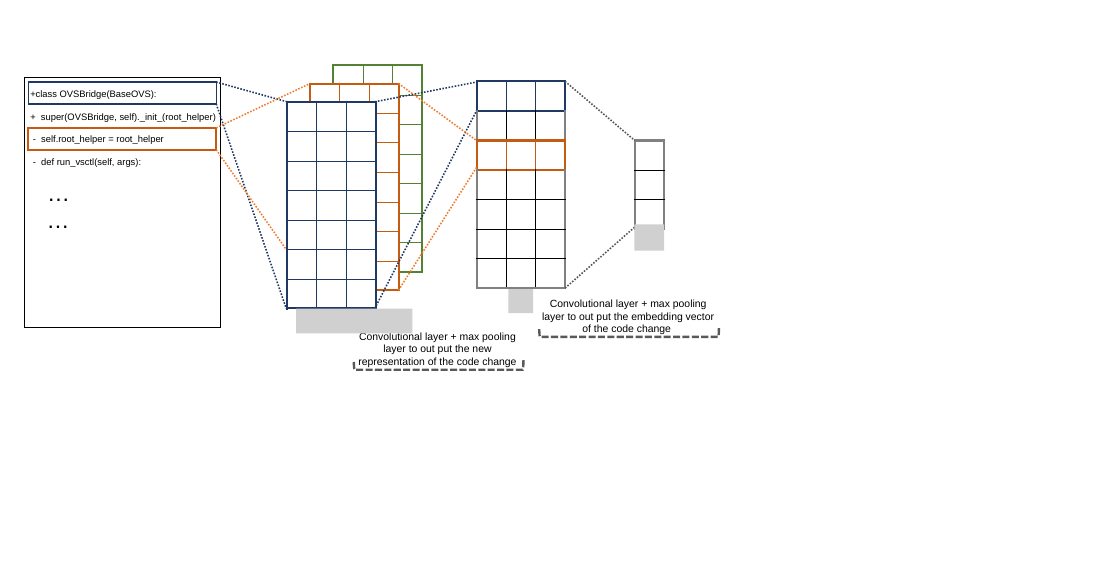
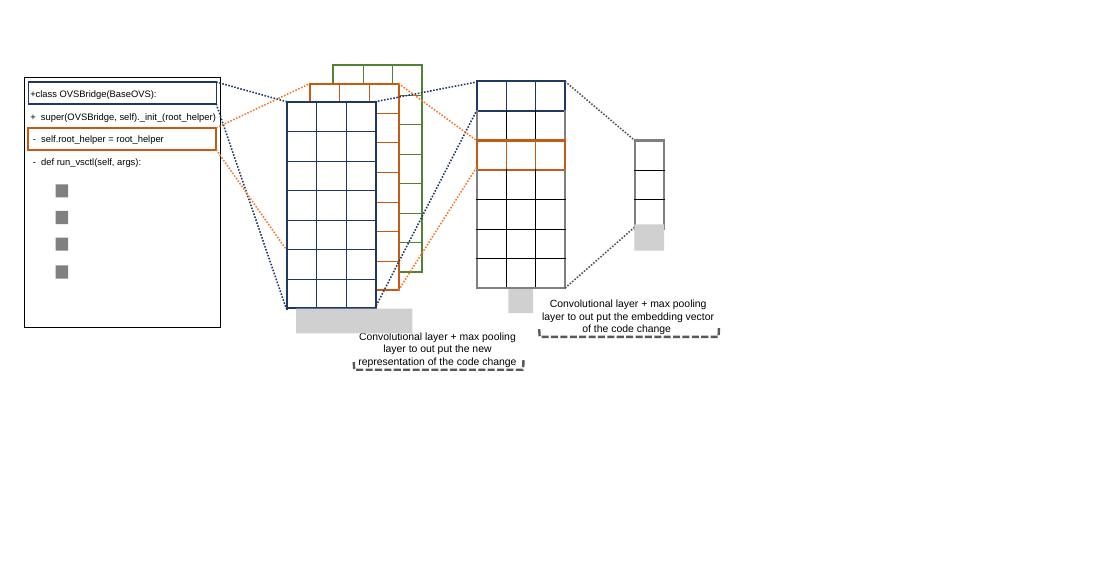
Before and after one commit to hvdthong/Just-in-time-DF-paper, a slide deck: slide 3 of figs/figures.pptx. Drawn at 1120x561 pixels with LibreOffice and Linux fonts; fonts in the diff are those of the drawing; grey boxes stand for pictures. Boxes give left, top, right and bottom in pixels: in the first picture for what was removed or moved away, otherwise in the second. Text is boxed around its words. In the diff, an @@ line names an element or a change of style, - is before the commit and + after.

```diff
--- a/figs/figures.pptx
+++ b/figs/figures.pptx
@@ text in rectangle at <box>24,77,220,327</box>: paragraphs removed @@
-…
-…
@@ rectangle added at <box>56,184,68,198</box>, fill #808080 @@
@@ rectangle added at <box>56,211,68,224</box>, fill #808080 @@
@@ rectangle added at <box>56,238,68,251</box>, fill #808080 @@
@@ rectangle added at <box>56,265,68,279</box>, fill #808080 @@
```
Also in this commit, not shown: 1 other slide changed, 1 slide added, 1 other file.
